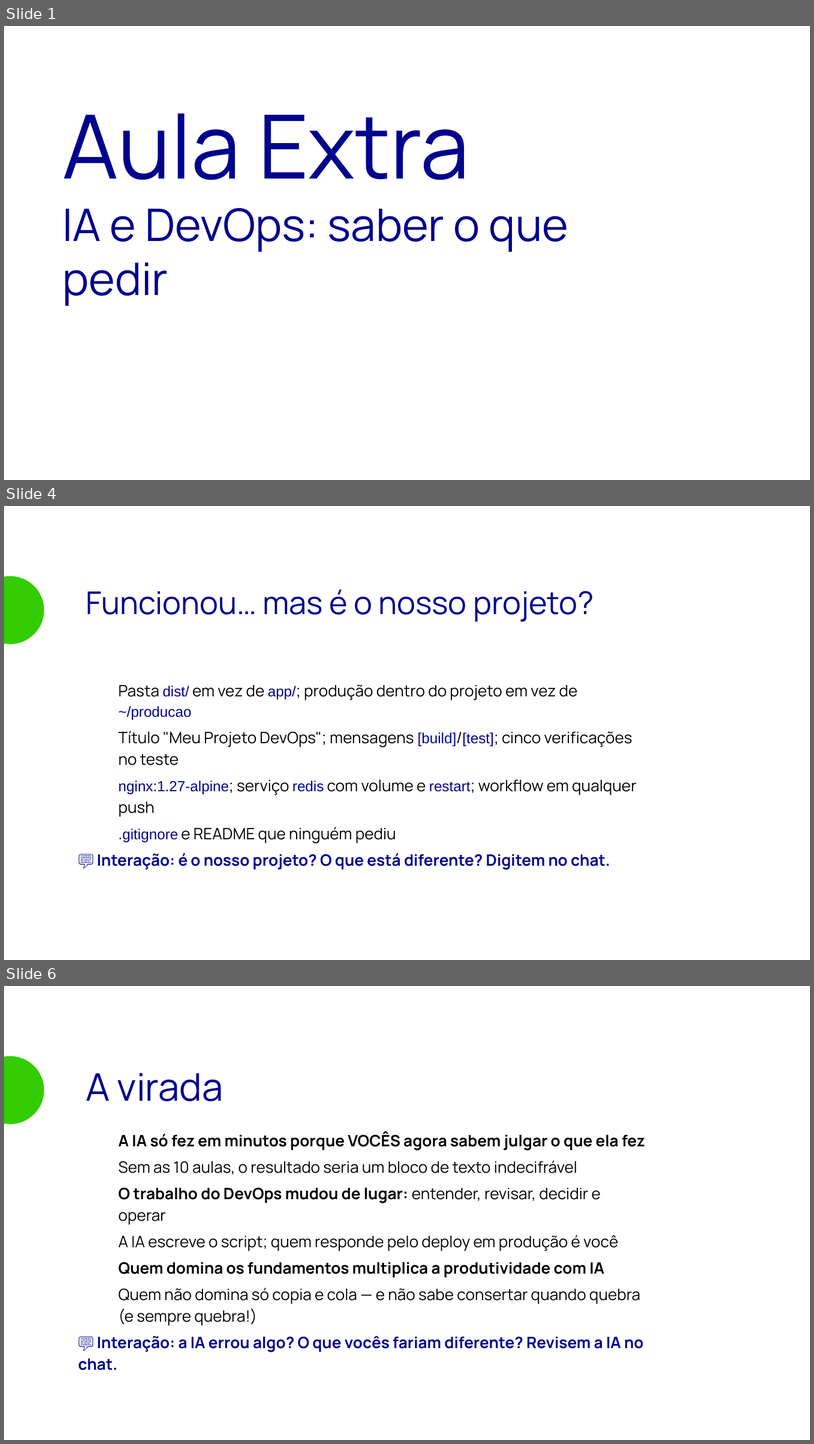
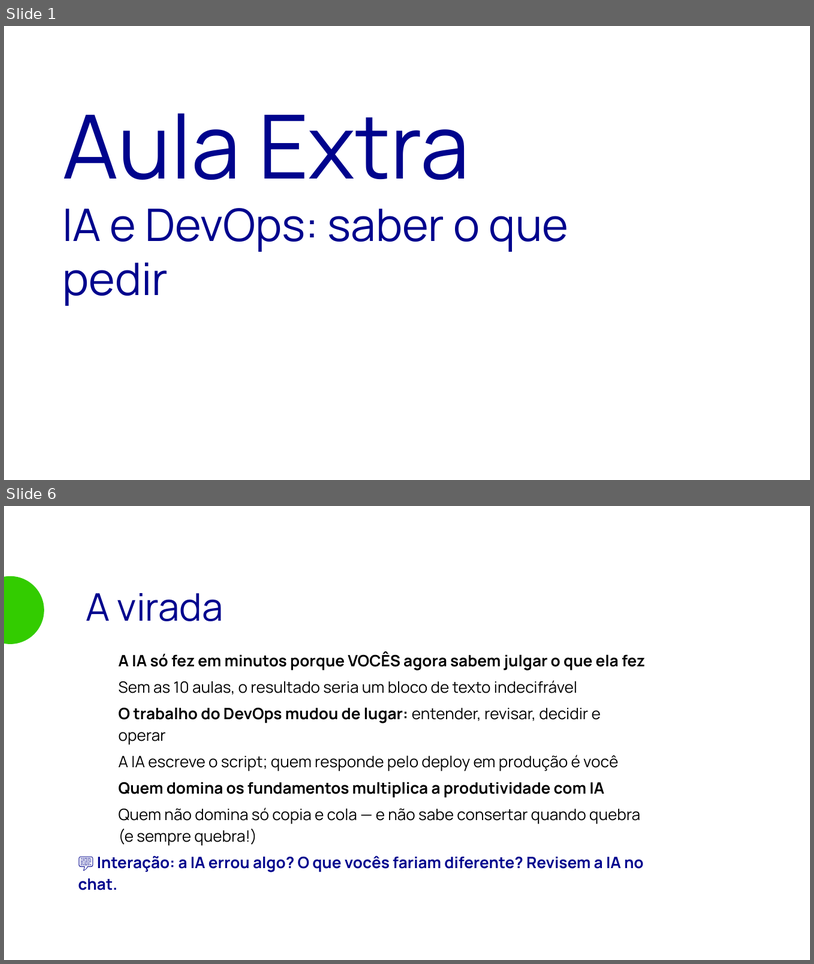
Before and after one commit to viniciusnavarro/bootcamp-devops-2026, a slide deck: aulas/aula-10-github-actions/aula-extra-ia/slides/aula-extra.odp. Shown one above the other, each under a label of ours: slides 1, 4 and 6 before the commit, slides 1 and 6 after it; the slides between them are not shown. The pictures are 814x1444 and 814x964 pixels, drawn with LibreOffice and Linux fonts; fonts in the diff are those of the drawing; background and template pictures are left out. Boxes give left, top, right and bottom in pixels: in the first picture for what was removed or moved away, otherwise in the second. Text is boxed around its words. In the diff, an @@ line names an element or a change of style, - is before the commit and + after.

```diff
--- a/aulas/aula-10-github-actions/aula-extra-ia/slides/aula-extra.odp
+++ b/aulas/aula-10-github-actions/aula-extra-ia/slides/aula-extra.odp
@@ slide 4 removed at (4, 506, 810, 960), background picture (left out) @@
@@ ellipse removed at (4, 576, 44, 644) @@
@@ text removed at (86, 589, 594, 622) @@
-Funcionou… mas é o nosso projeto?
@@ text removed at (97, 684, 636, 870) @@
-● Pasta dist/ em vez de app/; produção dentro do projeto em vez de ~/producao
-● Título "Meu Projeto DevOps"; mensagens [build]/[test]; cinco verificações no teste
-● nginx:1.27-alpine; serviço redis com volume e restart; workflow em qualquer push
-● .gitignore e README que ninguém pediu
-💬 Interação: é o nosso projeto? O que está diferente? Digitem no chat.
```
Also in this commit, not shown: 2 slides changed, 2 slides added, 1 other slide removed, 9 other files.
